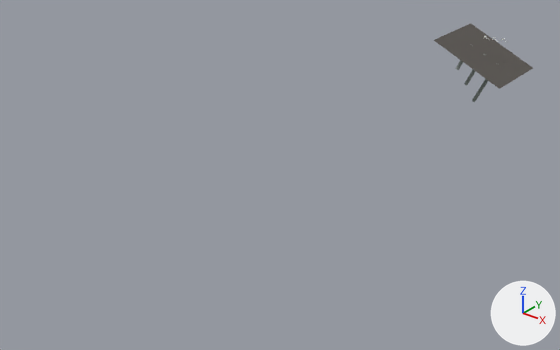
The glTF model public/models/columnas_vmj.glb, before and after one commit.
The view is the same before and after, from a camera (50 mm lens) standing at (38.3, -28.3, 28.4) and looking at (-4.4, 25.1, -4.7). Every picture has the same lights, and +X, +Y and +Z are marked at lower right. Where no turn or scale is listed for an object, it has been applied to the vertices. Vertices at the same position are counted once.

In view in the first picture: 'Columna_Justicia', 'Columna_Memoria', 'Columna_Verdad', 'Suelo'.
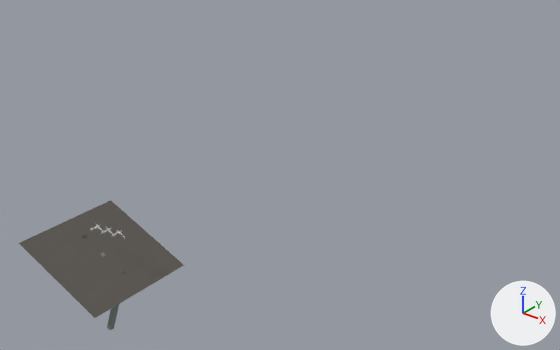
Where the newer file only moved an object's origin or applied its transform, the numbers keep the older frame.

What changed in the scene script:
```text
Change me_cube_002:
    where me_cube_002.from_pydata(...)  # 56 vertices, 108 faces; spans x 0.74..3.6, y -0.18..0.18, z -0.49..5.09
    used by ob_columna_justicia; location = (-1.62, 59.95, -5.87)
    me_cube_002 part 1: the whole mesh is turned -5 degrees about the y axis through its middle, then moved by (0.31, -59.95, 0.07)
Change me_cube_001:
    where me_cube_001.from_pydata(...)  # 56 vertices, 108 faces; spans x -0.16..2.19, y -0.18..0.18, z -0.07..4.42
    used by ob_columna_memoria; location = (-2.02, 59.95, -4.36)
    me_cube_001 part 2: the whole mesh is turned -5 degrees about the y axis through its middle, then moved by (0.19, -59.95, -0.08)
Change me_cube:
    where me_cube.from_pydata(...)  # 56 vertices, 108 faces; spans x -1.07..0.86, y -0.18..0.18, z 0.35..3.94
    used by ob_columna_verdad; location = (-2.51, 59.95, -3.03)
    me_cube part 3: the whole mesh is turned -5 degrees about the y axis through its middle, then moved by (0.08, -59.95, -0.22)
Change me_plane:
    where me_plane.from_pydata(...)  # 4 vertices, 2 faces; spans x -4.53..4.53, y -5.0..5.0, z -2.11..2.11
    used by ob_suelo; location = (0.01, 59.95, -0.01)
    me_plane part 4
    me_plane.vertices[0].co: (-4.53, -5.0, 2.11) -> (-3.76, -63.95, 1.37)  # pixel (433, 40) -> pixel (18, 243)
    me_plane.vertices[1].co: (4.53, -5.0, -2.11) -> (3.76, -63.95, -1.36)  # pixel (499, 88) -> pixel (94, 318)
    me_plane.vertices[2].co: (-4.53, 5.0, 2.11) -> (-3.76, -55.95, 1.37)  # pixel (470, 23) -> pixel (110, 200)
    me_plane.vertices[3].co: (4.53, 5.0, -2.11) -> (3.76, -55.95, -1.36)  # pixel (533, 68) -> pixel (184, 265)
```

Location of each change, (x1, y1, x2, y2) in pixels of the pictures (560 x 350 px):
'Suelo', reshaped (66% wider, 78% taller)
    before: (434, 23, 533, 89)
    after: (19, 200, 184, 318)
'Columna_Justicia', mesh turned
    before: (472, 63, 497, 102)
    after: (107, 270, 126, 330)
'Columna_Memoria', mesh turned (not visible afterwards)
    before: (464, 54, 486, 85)
'Columna_Verdad', mesh turned (not visible afterwards)
    before: (455, 44, 473, 70)
